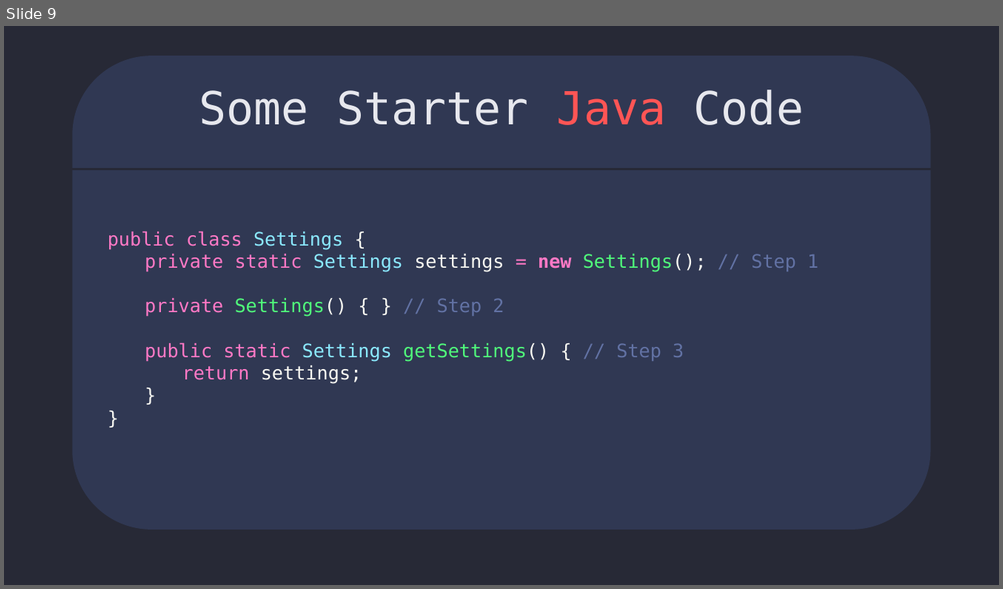
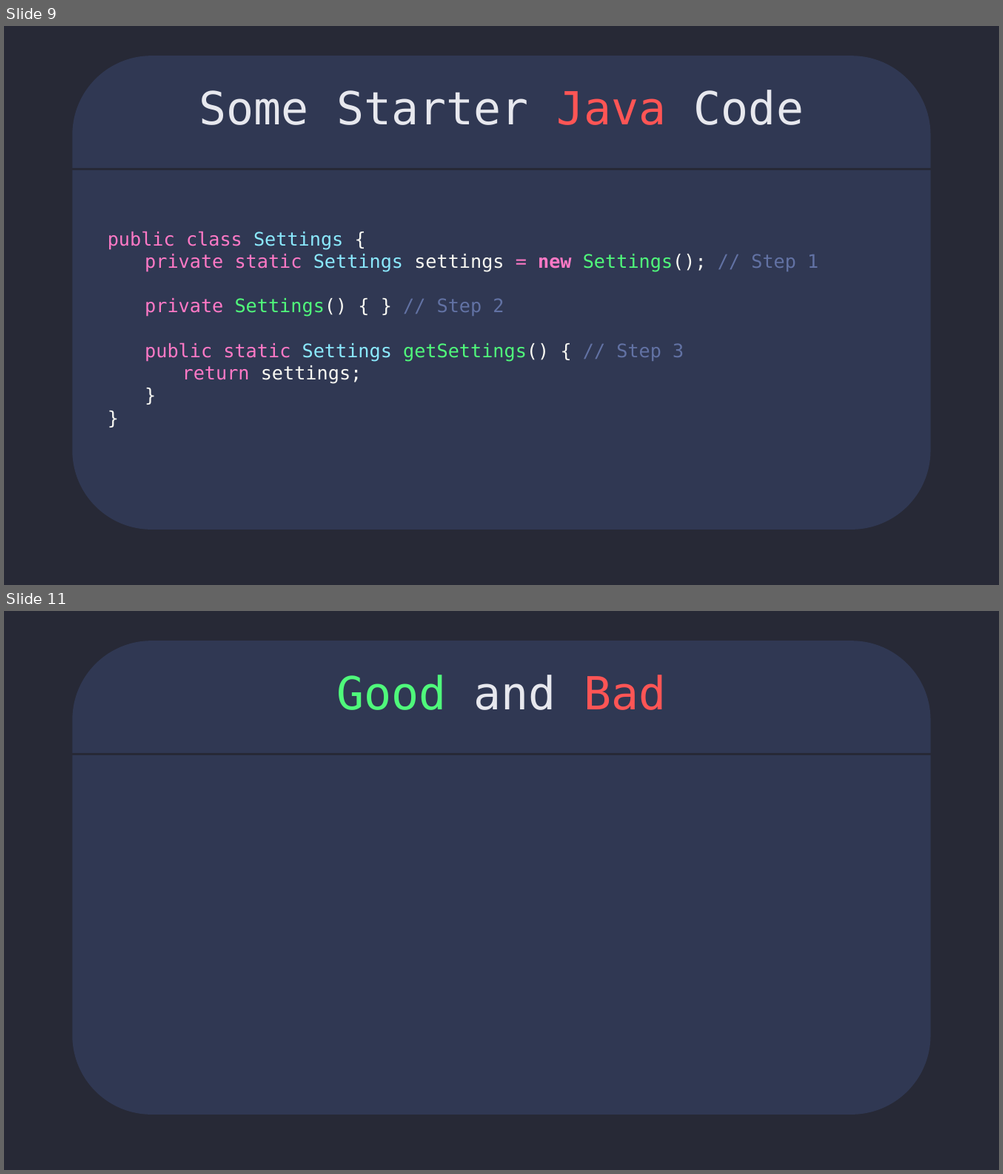
Before and after one commit to benjaminRoberts01375/DesignPattern-Singleton, a slide deck: Singleton.pptx. Shown one above the other, each under a label of ours: slide 9 before the commit, slides 9 and 11 after it; the slides between them are not shown. The pictures are 1003x589 and 1003x1174 pixels, drawn with LibreOffice and Linux fonts; fonts in the diff are those of the drawing. Boxes give left, top, right and bottom in pixels: in the first picture for what was removed or moved away, otherwise in the second. Text is boxed around its words. In the diff, an @@ line names an element or a change of style, - is before the commit and + after.

Commit message:
Updated powerpoint

```diff
--- a/Singleton.pptx
+++ b/Singleton.pptx
@@ slide 11 added at [4,611,999,1170], background #272936; not listed: 2 template elements that a slide beside it also shows @@
@@ title added at [336,675,666,710], 44 pt, text #4FF97B @@
+Good and Bad
```
Also in this commit, not shown: 1 slide changed, 1 other file.
